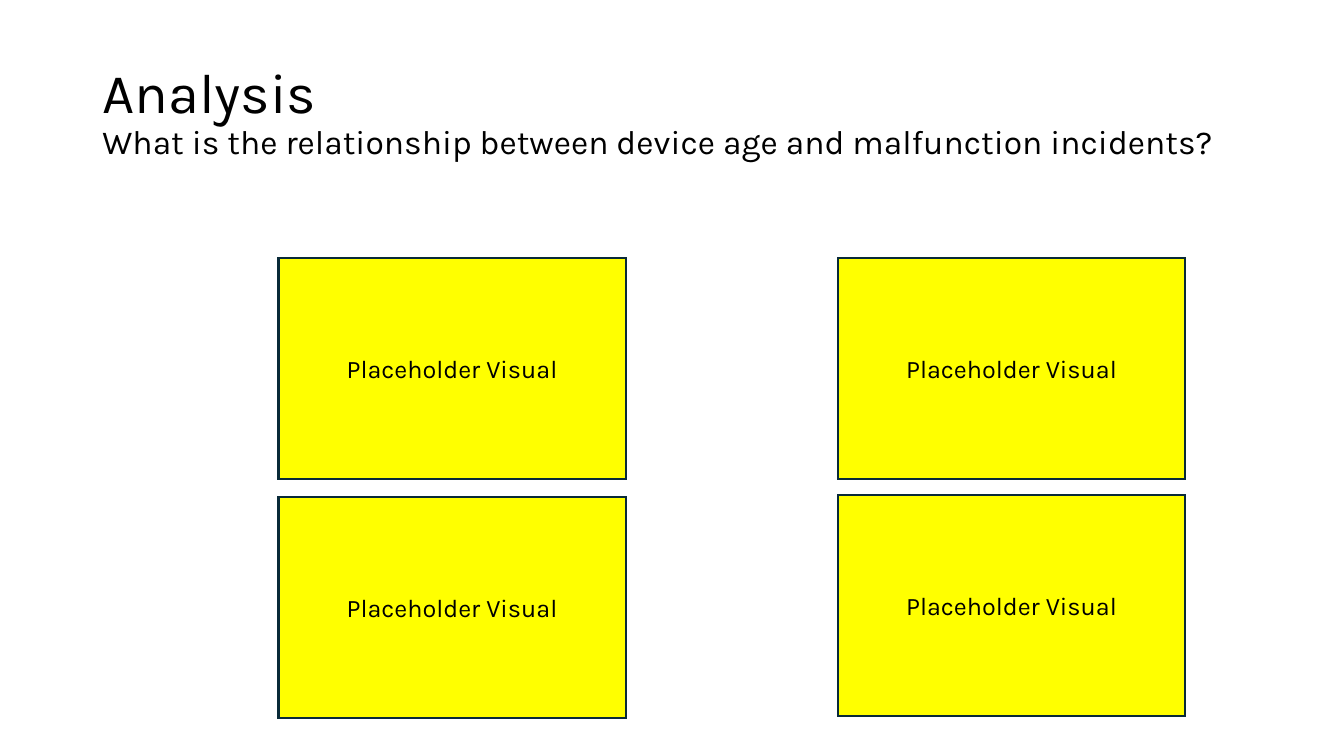
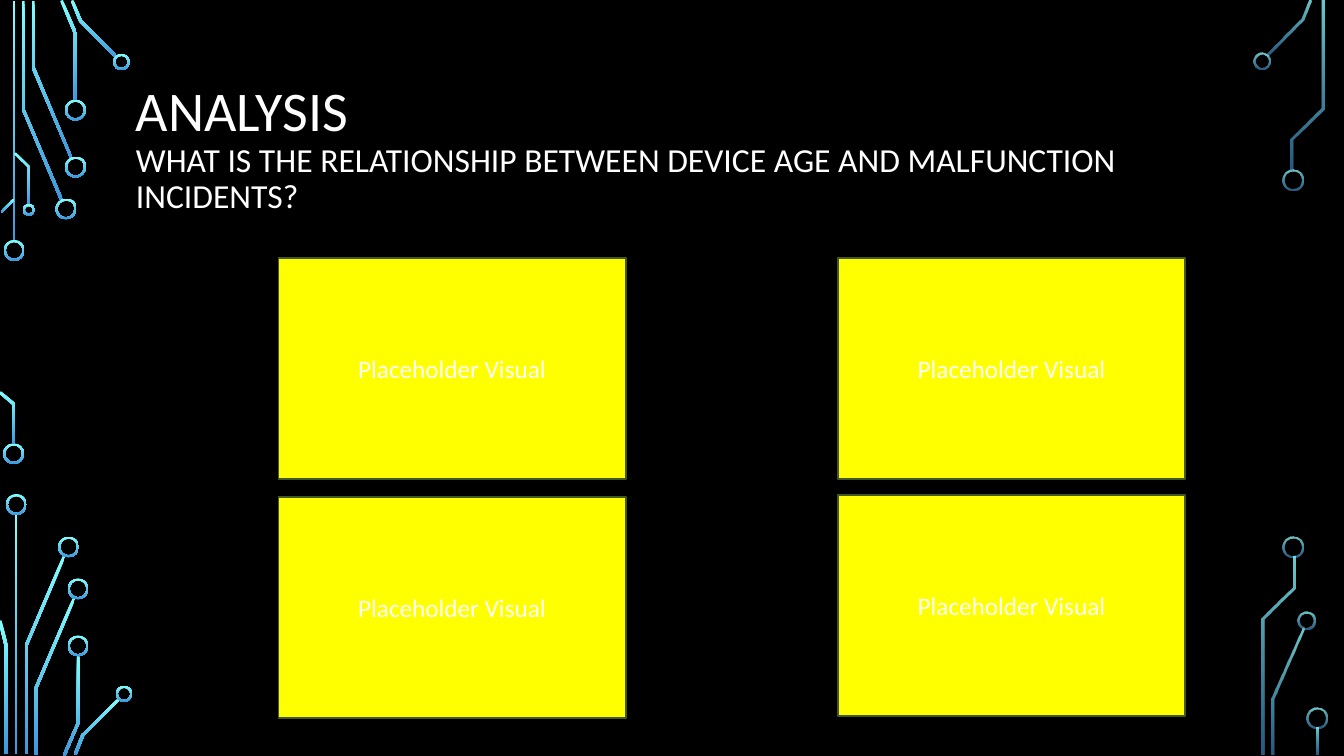
Before and after one commit to javiereyes21/Project-1, a slide deck: slide 13 of Group5Project1Presentation.pptx (slide 9 before the commit). Drawn at 1344x756 pixels with LibreOffice and Linux fonts; fonts in the diff are those of the drawing; background and template pictures are left out. Boxes give left, top, right and bottom in pixels: in the first picture for what was removed or moved away, otherwise in the second. Text is boxed around its words. In the diff, an @@ line names an element or a change of style, - is before the commit and + after.

Commit message:
sync visuals

```diff
--- a/Group5Project1Presentation.pptx
+++ b/Group5Project1Presentation.pptx
@@ background #FFFFFF to picture (left out) @@
@@ title at bbox=[136, 94, 1116, 209]: text changed; font Karla to Calibri; text colour #000000 to #FFFFFF @@
-Analysis
-What is the relationship between device age and malfunction incidents?
+ANALYSIS
+WHAT IS THE RELATIONSHIP BETWEEN DEVICE AGE AND MALFUNCTION INCIDENTS?
@@ font Karla to Calibri, text colour #000000 to #FFFFFF; outline #092A39 1.5 pt to #435A21 1.25 pt in 4 elements at bbox=[278, 258, 625, 479], bbox=[278, 497, 625, 718], bbox=[838, 495, 1185, 716], bbox=[838, 258, 1185, 479] @@
@@ group added at bbox=[0, 0, 1328, 756]: 33 freeform shapes, 3 rectangles @@
```
Also in this commit, not shown: 14 other slides changed, 3 slides added, 11 other files.
